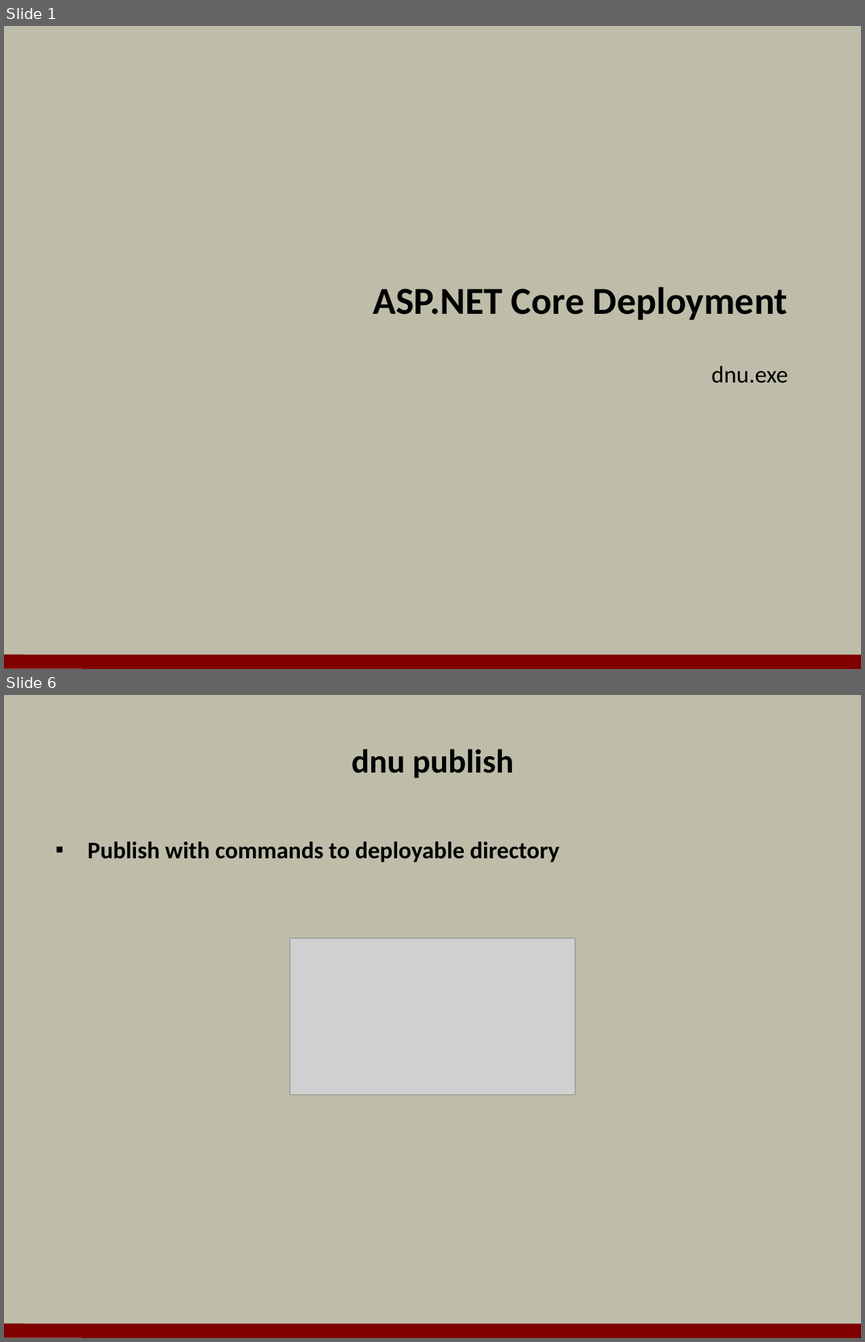
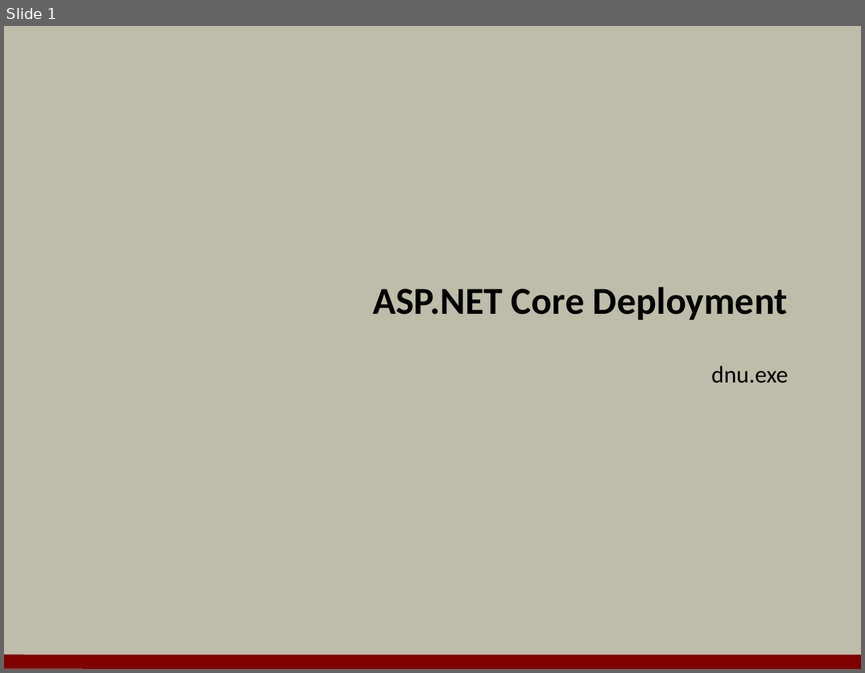
Before and after one commit to OdeToCode/classes, a slide deck: aspnet5/slides/08_Deployment.pptx. Shown one above the other, each under a label of ours: slides 1 and 6 before the commit, slide 1 after it; the slides between them are not shown. The pictures are 865x1342 and 865x673 pixels, drawn with LibreOffice and Linux fonts; fonts in the diff are those of the drawing; grey boxes stand for pictures; background and template pictures are left out. Boxes give left, top, right and bottom in pixels: in the first picture for what was removed or moved away, otherwise in the second. Text is boxed around its words. In the diff, an @@ line names an element or a change of style, - is before the commit and + after.

```diff
--- a/aspnet5/slides/08_Deployment.pptx
+++ b/aspnet5/slides/08_Deployment.pptx
@@ slide 6 removed at (4,695,861,1338), background #BDBDA9; not listed: 1 template element that a slide beside it also shows @@
@@ title removed at (351,749,514,778) @@
-dnu publish
@@ text removed at (88,841,560,862) @@
-▪ Publish with commands to deployable directory
@@ picture removed at (290,938,575,1094) @@
```
Also in this commit, not shown: 4 slides added, 5 other slides removed, 3 other files.
